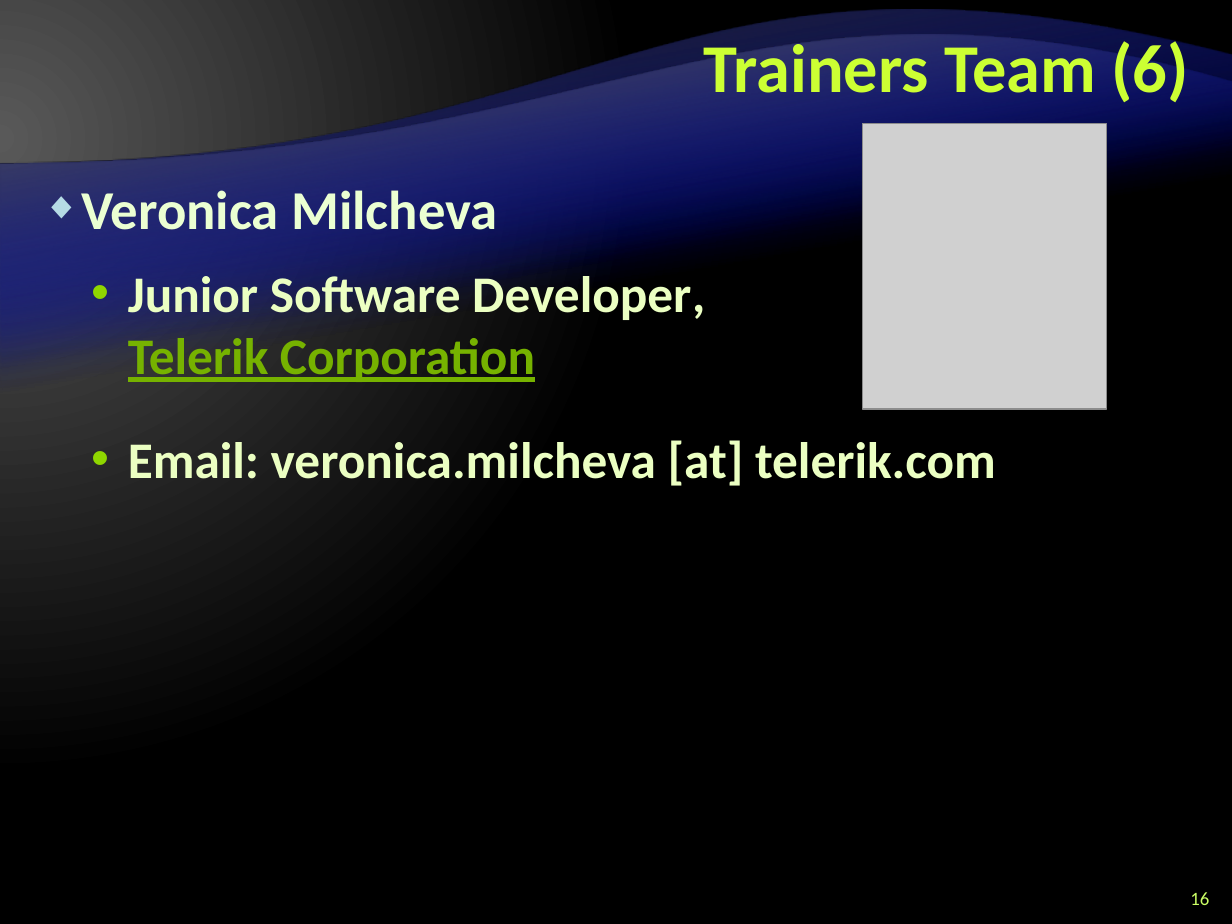
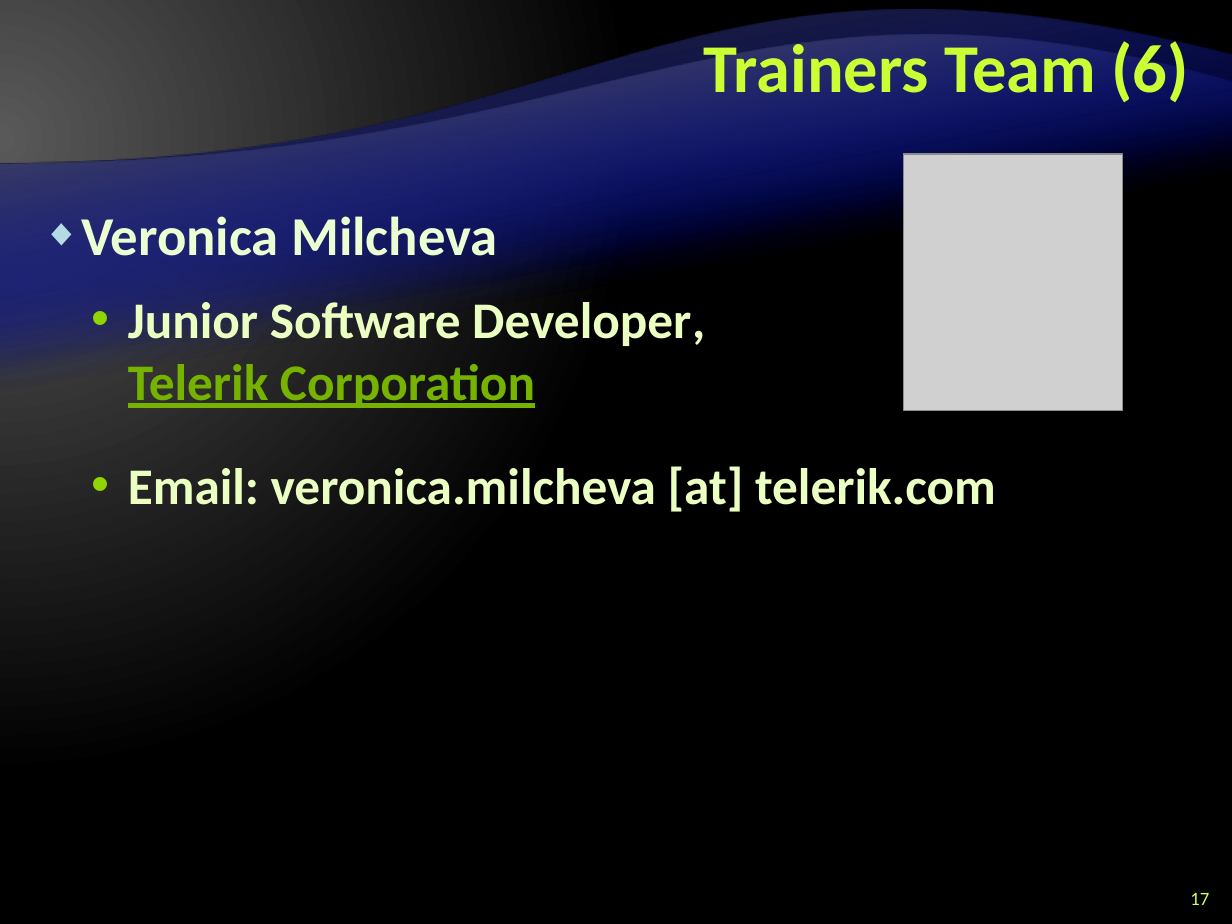
Before and after one commit to Graveheart/aspnetcourse, a slide deck: slide 17 of 2010/lectures/0. Course Introduction.pptx (slide 16 before the commit). Drawn at 1232x924 pixels with LibreOffice and Linux fonts; fonts in the diff are those of the drawing; grey boxes stand for pictures; background and template pictures are left out. Boxes give left, top, right and bottom in pixels: in the first picture for what was removed or moved away, otherwise in the second. Text is boxed around its words. In the diff, an @@ line names an element or a change of style, - is before the commit and + after.

Commit message:
Added few photos; Completed the lectures 0 and 1

```diff
--- a/2010/lectures/0. Course Introduction.pptx
+++ b/2010/lectures/0. Course Introduction.pptx
@@ picture: place and size @@
-picture at [862, 123, 1106, 409]
+picture at [903, 154, 1122, 410]
@@ text "Veronica Milcheva": place and size @@
-text "Veronica Milcheva" at [81, 190, 705, 382]
+text "Veronica Milcheva" at [81, 216, 705, 408]
@@ text "Email: veronica.milcheva [at] telerik.com": place and size @@
-text "Email: veronica.milcheva [at] telerik.com" at [128, 440, 996, 486]
+text "Email: veronica.milcheva [at] telerik.com" at [128, 466, 996, 512]
@@ page number at [1190, 893, 1209, 905]: text changed @@
-16
+17
```
Also in this commit, not shown: 12 other slides changed, 1 slide added, 4 other files.
